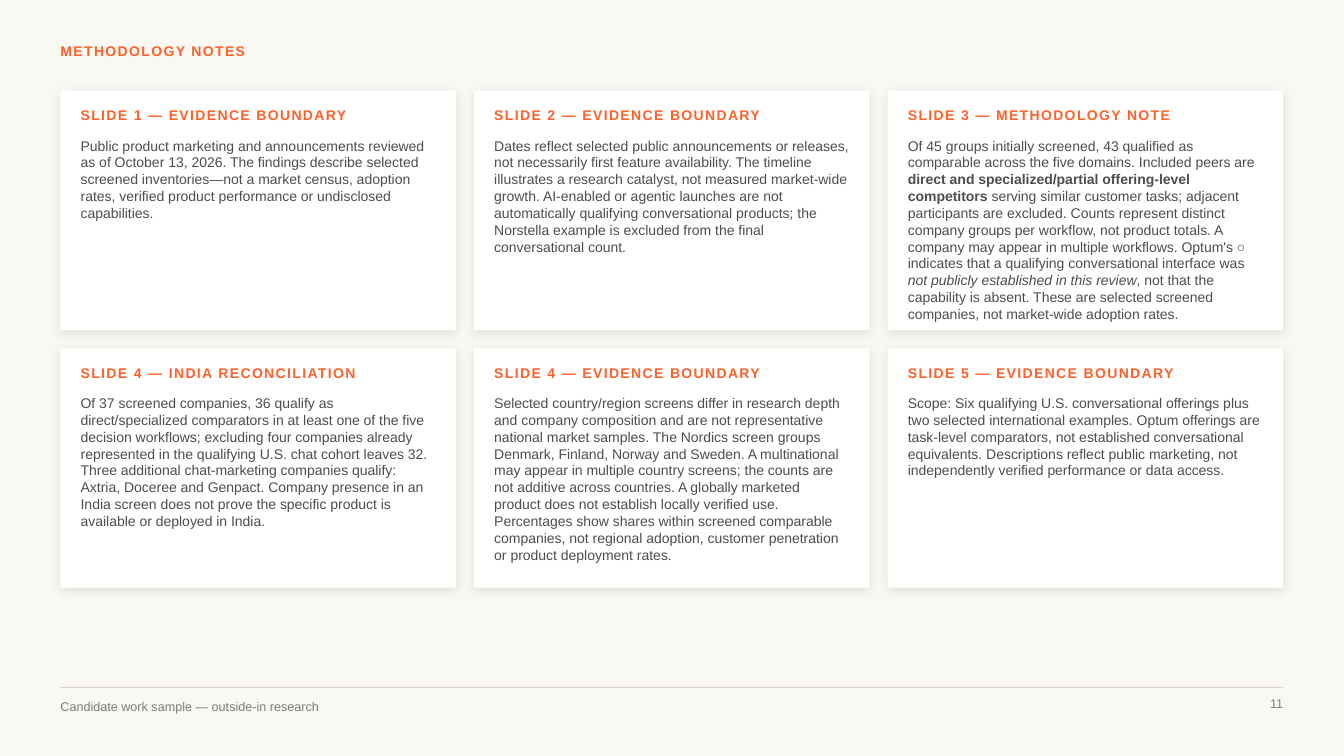
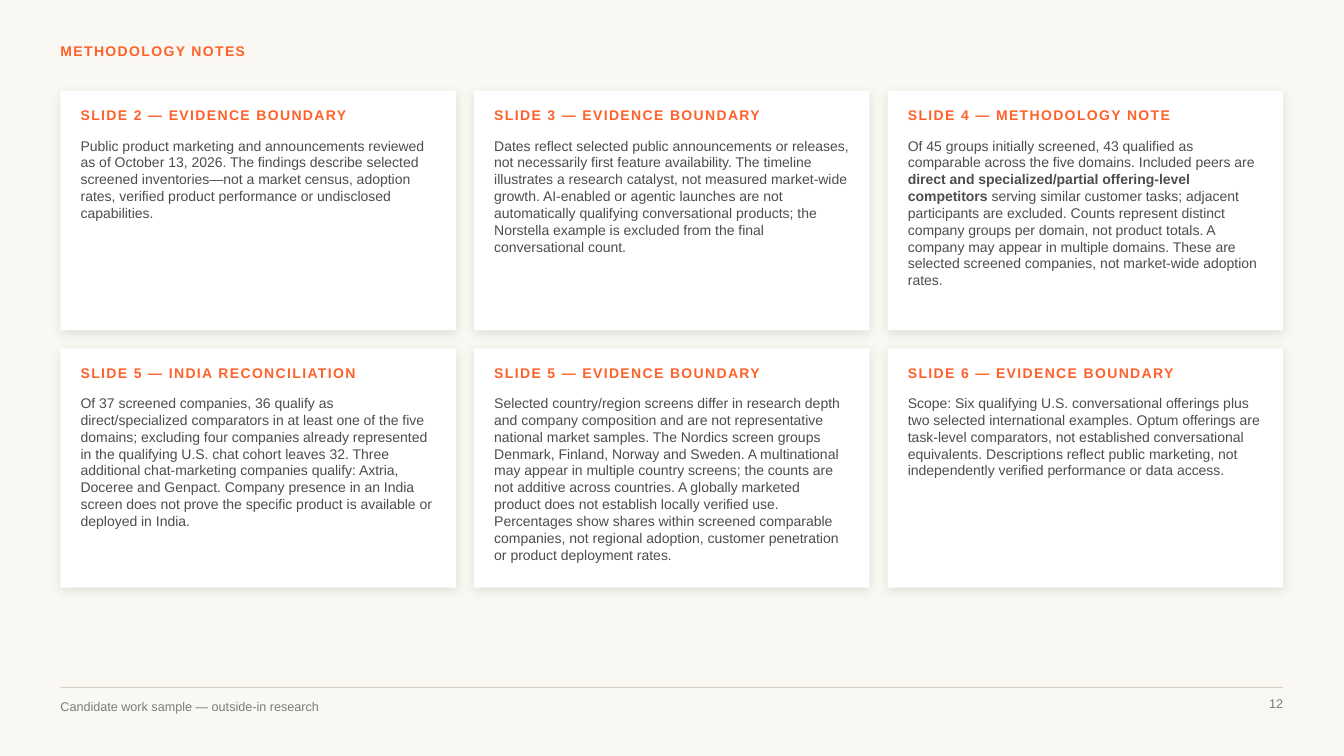
Before and after one commit to marinojt/test, a slide deck: slide 12 of deck/Optum-LS-Conversational-AI-sourced.pptx (slide 11 before the commit). Drawn at 1344x756 pixels with LibreOffice and Linux fonts; fonts in the diff are those of the drawing. Boxes give left, top, right and bottom in pixels: in the first picture for what was removed or moved away, otherwise in the second. Text is boxed around its words. In the diff, an @@ line names an element or a change of style, - is before the commit and + after.

```diff
--- a/deck/Optum-LS-Conversational-AI-sourced.pptx
+++ b/deck/Optum-LS-Conversational-AI-sourced.pptx
@@ text at (81, 110, 346, 120): text changed @@
-SLIDE 1 — EVIDENCE BOUNDARY
+SLIDE 2 — EVIDENCE BOUNDARY
@@ text at (908, 110, 1170, 120): text changed @@
-SLIDE 3 — METHODOLOGY NOTE
+SLIDE 4 — METHODOLOGY NOTE
@@ text at (908, 141, 1257, 285): text changed @@
-Of 45 groups initially screened, 43 qualified as comparable across the five domains. Included peers are direct and specialized/partial offering-level competitors serving similar customer tasks; adjacent participants are excluded. Counts represent distinct company groups per workflow, not product totals. A company may appear in multiple workflows. Optum's ○ indicates that a qualifying conversational interface was not publicly established in this review, not that the capability is absent. These are selected screened companies, not market-wide adoption rates.
+Of 45 groups initially screened, 43 qualified as comparable across the five domains. Included peers are direct and specialized/partial offering-level competitors serving similar customer tasks; adjacent participants are excluded. Counts represent distinct company groups per domain, not product totals. A company may appear in multiple domains. These are selected screened companies, not market-wide adoption rates.
@@ text at (81, 368, 355, 378): text changed @@
-SLIDE 4 — INDIA RECONCILIATION
+SLIDE 5 — INDIA RECONCILIATION
@@ text at (494, 368, 760, 378): text changed @@
-SLIDE 4 — EVIDENCE BOUNDARY
+SLIDE 5 — EVIDENCE BOUNDARY
@@ text at (81, 398, 432, 529): text changed @@
-Of 37 screened companies, 36 qualify as direct/specialized comparators in at least one of the five decision workflows; excluding four companies already represented in the qualifying U.S. chat cohort leaves 32. Three additional chat-marketing companies qualify: Axtria, Doceree and Genpact. Company presence in an India screen does not prove the specific product is available or deployed in India.
+Of 37 screened companies, 36 qualify as direct/specialized comparators in at least one of the five domains; excluding four companies already represented in the qualifying U.S. chat cohort leaves 32. Three additional chat-marketing companies qualify: Axtria, Doceree and Genpact. Company presence in an India screen does not prove the specific product is available or deployed in India.
@@ page number at (1269, 699, 1283, 708): text changed @@
-11
+12
```
Also in this commit, not shown: 3 other slides changed, 1 slide added, 15 other files.
